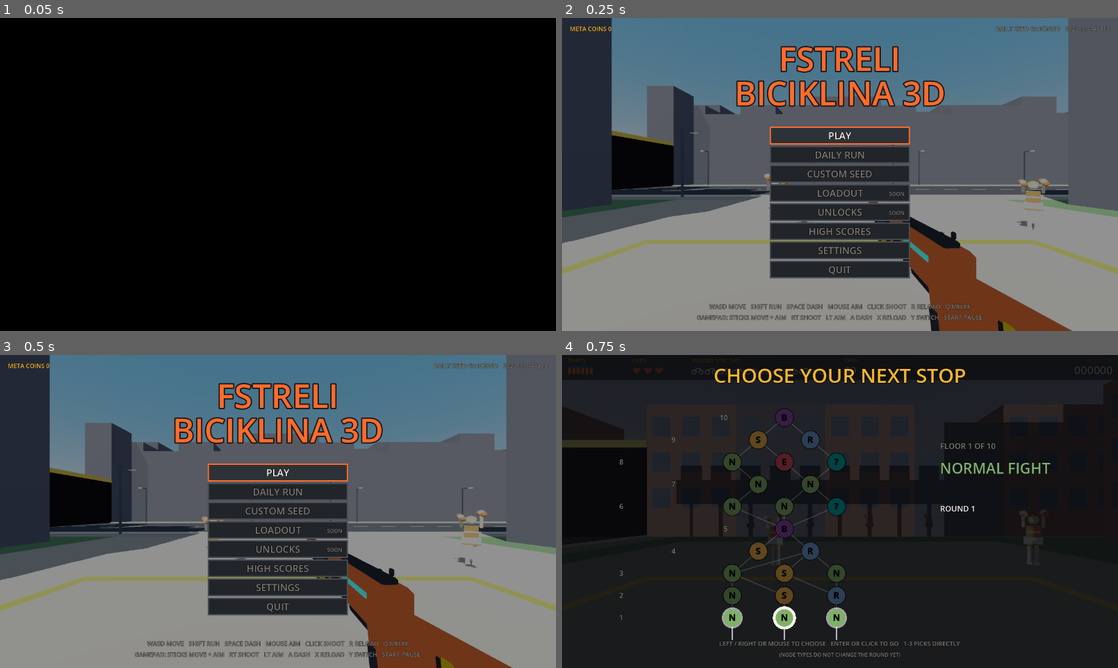
Above: before the commit, frames 1-4 (two rows, left to right).
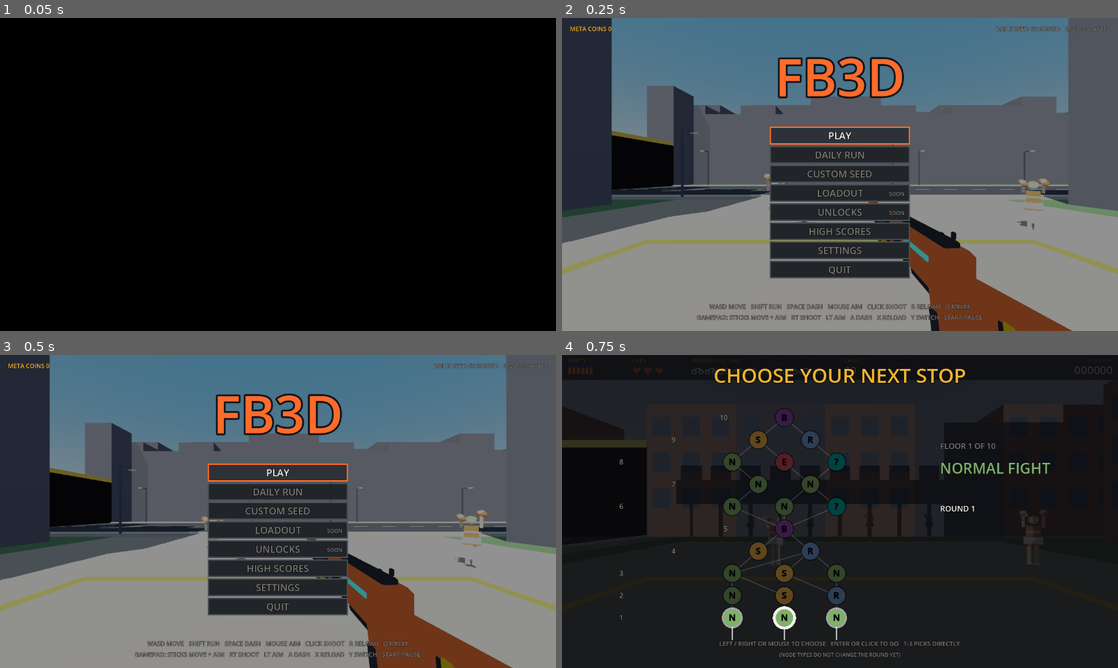
Above: after the commit, the same moments.

Repository: GVihi/FstreliBiciklina3D
Game: Godot game, scene res://main.tscn
The game is run twice, just before and just after one commit, with the same random seed, the same clock (stepped at 60 frames per second) and the same inputs.
Inputs (mouse positions are in pixels of both pictures, inside the frame that each line leads up to):
- Up to frame 1 (0.05 s): no input
- Up to frame 2 (0.25 s): no input
- Up to frame 3 (0.5 s): no input
- Up to frame 4 (0.75 s): tap Enter at 0.5 s; move the mouse to (962, 495) at 0.52 s; hold Right from 0.53 s (still down); tap R at 0.6 s; click (962, 495) at 0.67 s

Frame 1 is identical in both runs. In frame 2, 4.0% of the frame differs, in the area x 31-69%, y 8-29%; in frame 3, 4.0%; in frame 4, nothing differs.

Commit message:
Show the game name as FB3D on the title screen and in the window title
The title screen logo is now one big FB3D, and the window title is set to
it at start-up. Both read the new Main.GAME_TITLE constant. The project
name in project.godot, the repository, file names and docs keep
FstreliBiciklina3D so saves and links are unaffected.

Adds tools/game_title_check.gd and tools/run_game_title_check.bat.

Roadmap: 'Rename the game from FstreliBiciklina3D to FB3D everywhere the
player can see it'. Not run in Godot; only gdformat and gdlint were run.

Diff:
--- a/scripts/hud.gd
+++ b/scripts/hud.gd
@@ -394,8 +394,7 @@
 
 
 func _draw_title_menu(k: float, cx: float) -> void:
-	_txt("FSTRELI", cx, size.y * 0.17, int(76 * k), ACCENT, 1)
-	_txt("BICIKLINA 3D", cx, size.y * 0.28, int(76 * k), ACCENT, 1)
+	_txt(g.GAME_TITLE, cx, size.y * 0.25, int(120 * k), ACCENT, 1)
 	for i in range(TITLE_ITEMS.size()):
 		var item = TITLE_ITEMS[i]
 		var r = title_rect(i)
--- a/scripts/main.gd
+++ b/scripts/main.gd
@@ -3,6 +3,11 @@
 #
 # Rules (rounds, riders, phones, bosses, hype, pickups, melee, upgrades) are ported from the
 # web game. World lives in world.gd, models in models.gd, overlay in hud.gd, sound in sfx.gd.
+
+# The name the player sees (title screen logo, window title, later the credits screen). Internal names keep
+# "FstreliBiciklina3D" on purpose: the repository, the files, project.godot (`user://` follows its name, so the
+# saves must keep loading) and the docs.
+const GAME_TITLE = "FB3D"
 
 const Lighting = preload("res://scripts/lighting.gd")
 const Util = preload("res://scripts/util.gd")
@@ -281,6 +286,7 @@
 
 # ================================================================== setup
 func _ready() -> void:
+	get_window().title = GAME_TITLE
 	randomize()
 	refresh_daily_seed()
 	hi = settings.load_hi()
--- /dev/null
+++ b/tools/game_title_check.gd
@@ -0,0 +1,58 @@
+extends SceneTree
+# Checks the player-visible game name (README Milestone E, Release Readiness: rename to FB3D):
+#   - the name the game shows is FB3D, in `Main.GAME_TITLE` and in the window title,
+#   - the title screen draws with it,
+#   - the project name in project.godot is still "Fstreli Biciklina 3D", because `user://` (settings, scores and
+#     meta currency) follows that name and the old saves must keep loading (see docs/SAVE_FILES.md).
+# Run from the project folder:
+#   godot --headless --path . --script res://tools/game_title_check.gd
+# or with tools\run_game_title_check.bat on Windows.
+# Exits with status 1 and prints the problems when a check fails.
+
+var problems = []
+var main
+
+
+func _initialize() -> void:
+	main = load("res://main.tscn").instantiate()
+	root.add_child(main)
+	for i in range(3):
+		await process_frame
+	if main.GAME_TITLE != "FB3D":
+		_fail("GAME_TITLE is '%s', expected FB3D" % main.GAME_TITLE)
+	if main.get_window().title != main.GAME_TITLE:
+		_fail(
+			"the window title is '%s', expected '%s'" % [main.get_window().title, main.GAME_TITLE]
+		)
+	var project_name = str(ProjectSettings.get_setting("application/config/name"))
+	if project_name != "Fstreli Biciklina 3D":
+		_fail(
+			(
+				"the project name in project.godot is '%s'; it must stay 'Fstreli Biciklina 3D' so the saves in user:// keep loading"
+				% project_name
+			)
+		)
+	# draw the title screen at two window shapes (a script error in the drawing code shows up here)
+	main.go_to_title()
+	for s in [Vector2(1280.0, 720.0), Vector2(1920.0, 1080.0)]:
+		main.hud.size = s
+		for f in range(2):
+			main.hud.queue_redraw()
+			await process_frame
+	_finish()
+
+
+func _finish() -> void:
+	if problems.is_empty():
+		print(
+			"game_title_check: the game shows FB3D and the project name for the saves is unchanged"
+		)
+		quit(0)
+	else:
+		for line in problems.slice(0, 10):
+			printerr("game_title_check: " + line)
+		quit(1)
+
+
+func _fail(text: String) -> void:
+	problems.append(text)
Not shown, changed: README.md
Not shown, added: tools/run_game_title_check.bat
